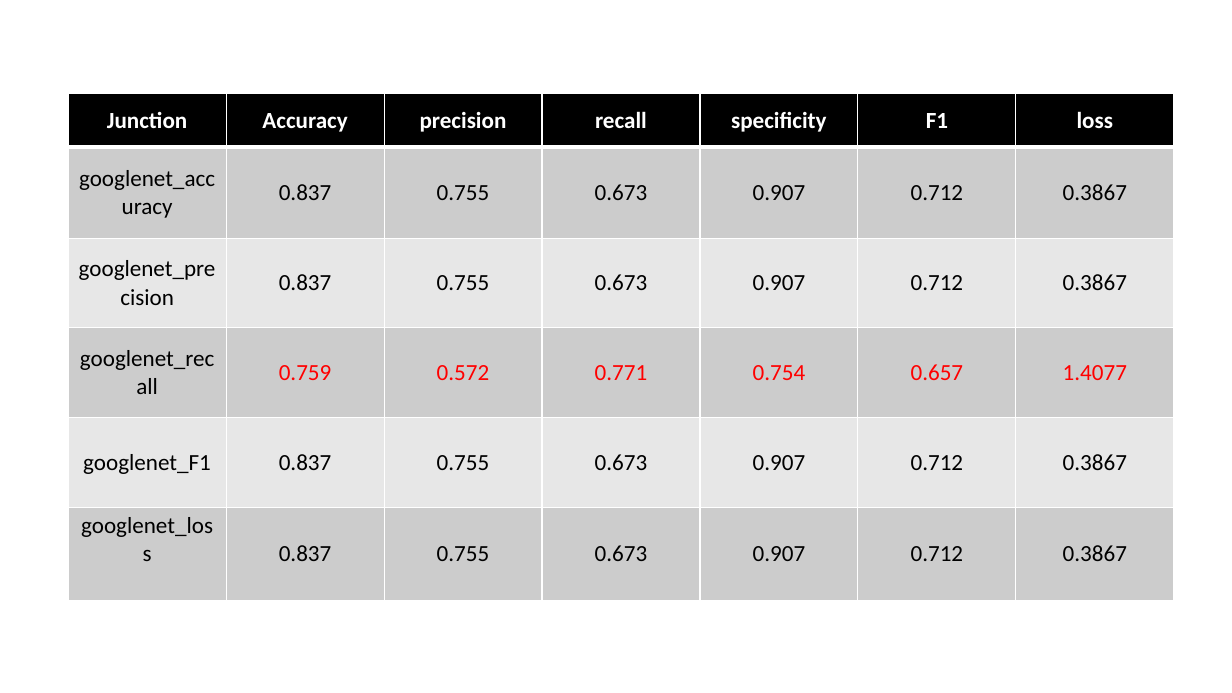
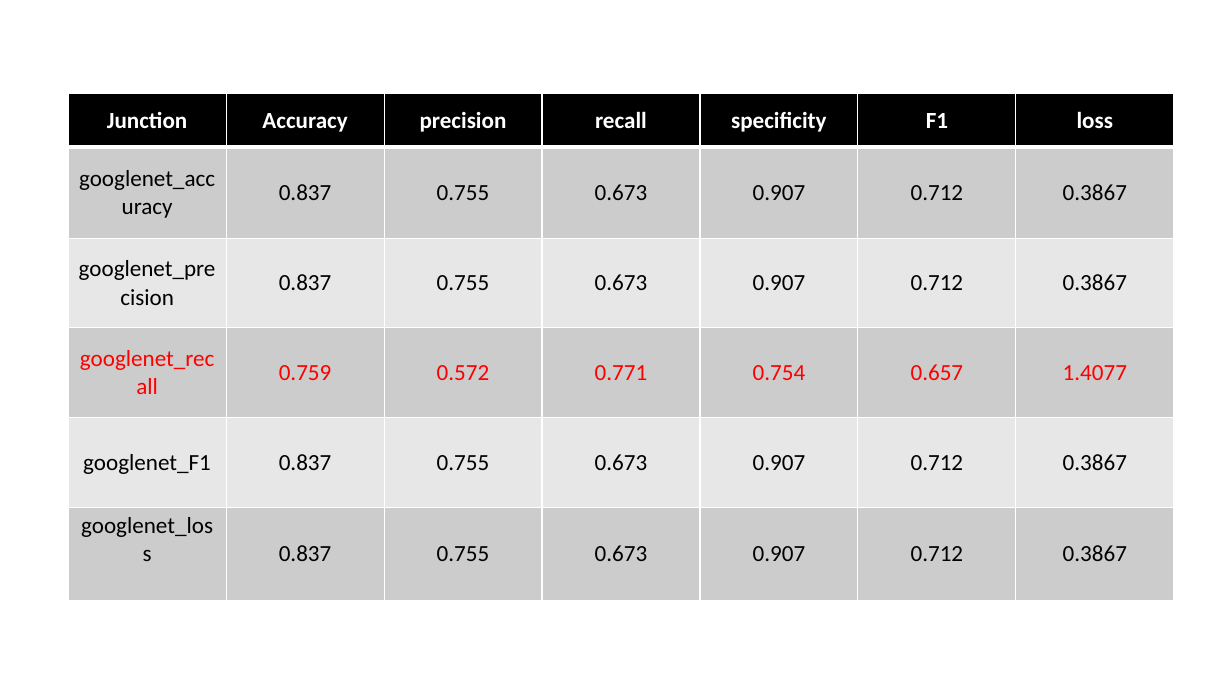
Before and after one commit to ZhouMengjie/bsd-cnn-network, a slide deck: slide 81 of BSD_Figures.pptx. Drawn at 1232x693 pixels with LibreOffice and Linux fonts; fonts in the diff are those of the drawing. Boxes give left, top, right and bottom in pixels: in the first picture for what was removed or moved away, otherwise in the second. Text is boxed around its words. In the diff, an @@ line names an element or a change of style, - is before the commit and + after.

Commit message:
googlenet hd jc features

```diff
--- a/BSD_Figures.pptx
+++ b/BSD_Figures.pptx
@@ table at <box>68,94,1175,600</box> @@
@@ text colour #000000 to #FF0000 in "googlenet_recall" @@
```
Also in this commit, not shown: 3 other slides changed, 1 other file.
